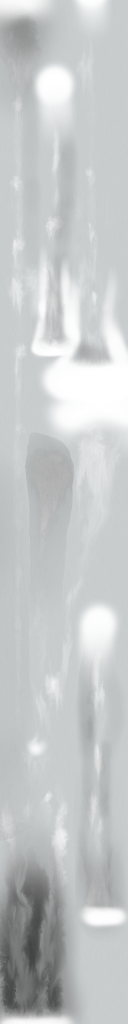
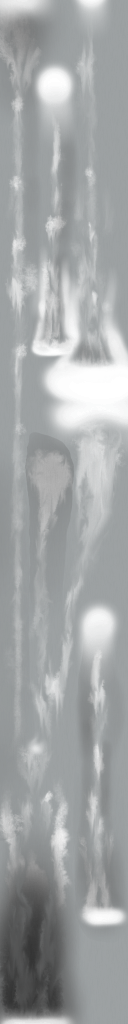
Comparing the layer stacks of the two 128x1024 images. Changes:
painted on "rapids" over [0, 0, 128, 1024]
painted on "base" over [0, 0, 128, 1024]
